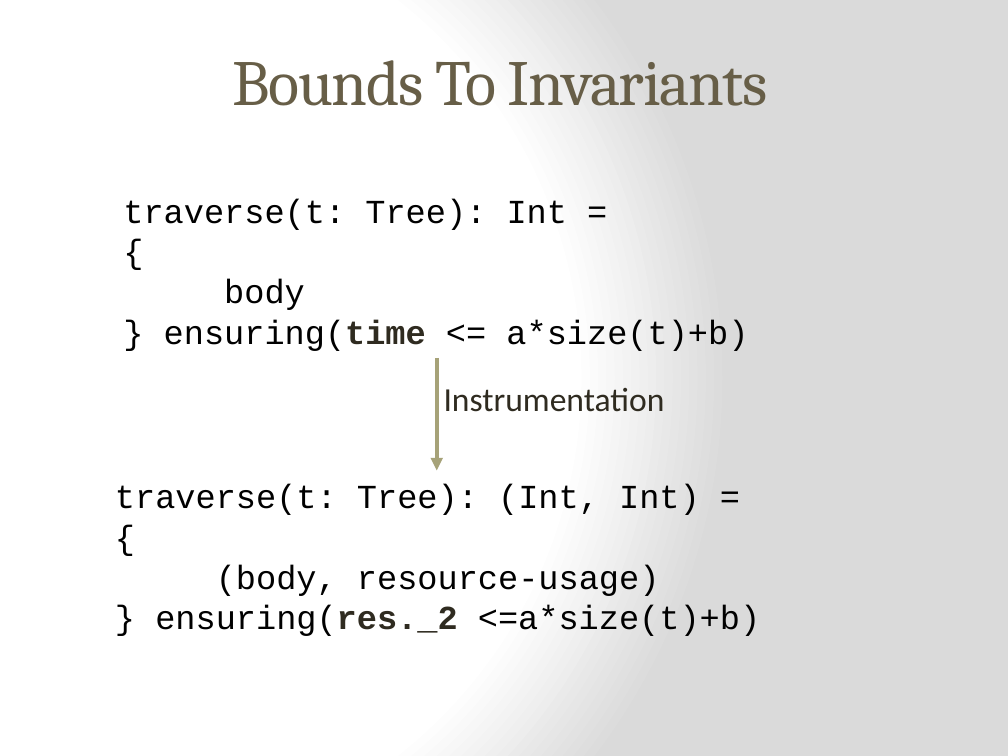
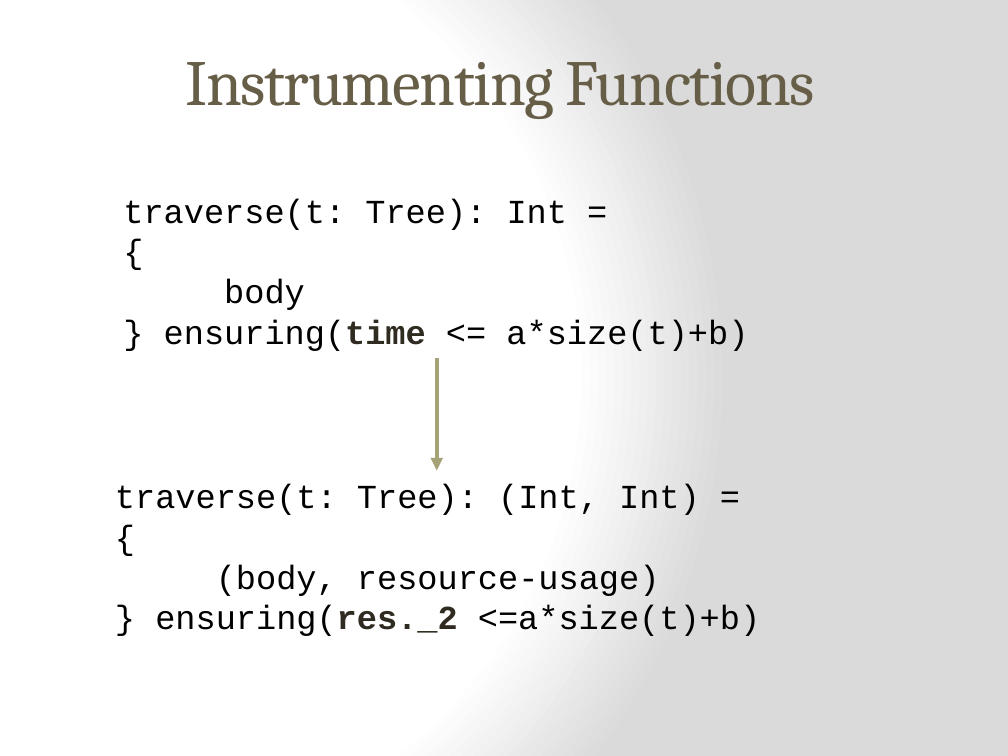
Before and after one commit to epfl-lara/leon, a slide deck: slide 28 of slides/Invariant&BoundInference.pptx (slide 23 before the commit). Drawn at 1008x756 pixels with LibreOffice and Linux fonts; fonts in the diff are those of the drawing. Boxes give left, top, right and bottom in pixels: in the first picture for what was removed or moved away, otherwise in the second. Text is boxed around its words. In the diff, an @@ line names an element or a change of style, - is before the commit and + after.

```diff
--- a/slides/Invariant&BoundInference.pptx
+++ b/slides/Invariant&BoundInference.pptx
@@ title at (185,62,816,119): text changed @@
-Bounds To Invariants
+Instrumenting Functions
@@ text removed at (444,387,665,412) @@
-Instrumentation
```
Also in this commit, not shown: 8 other slides changed, 7 slides added, 11 slides removed.
